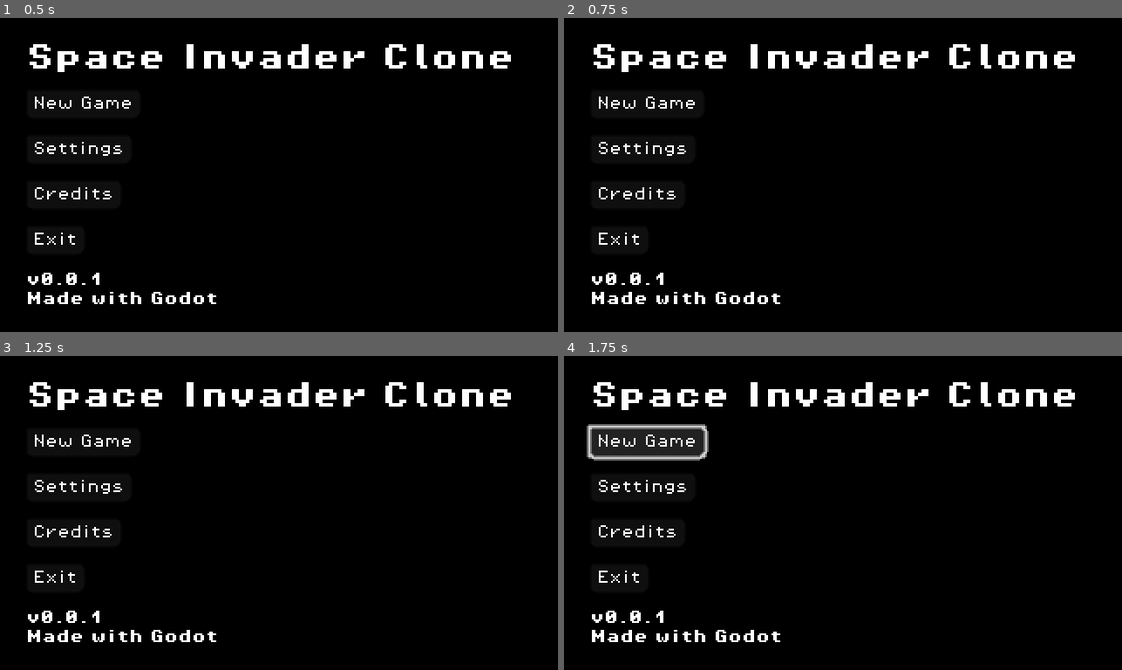
Above: before the commit, frames 1-4 (two rows, left to right).
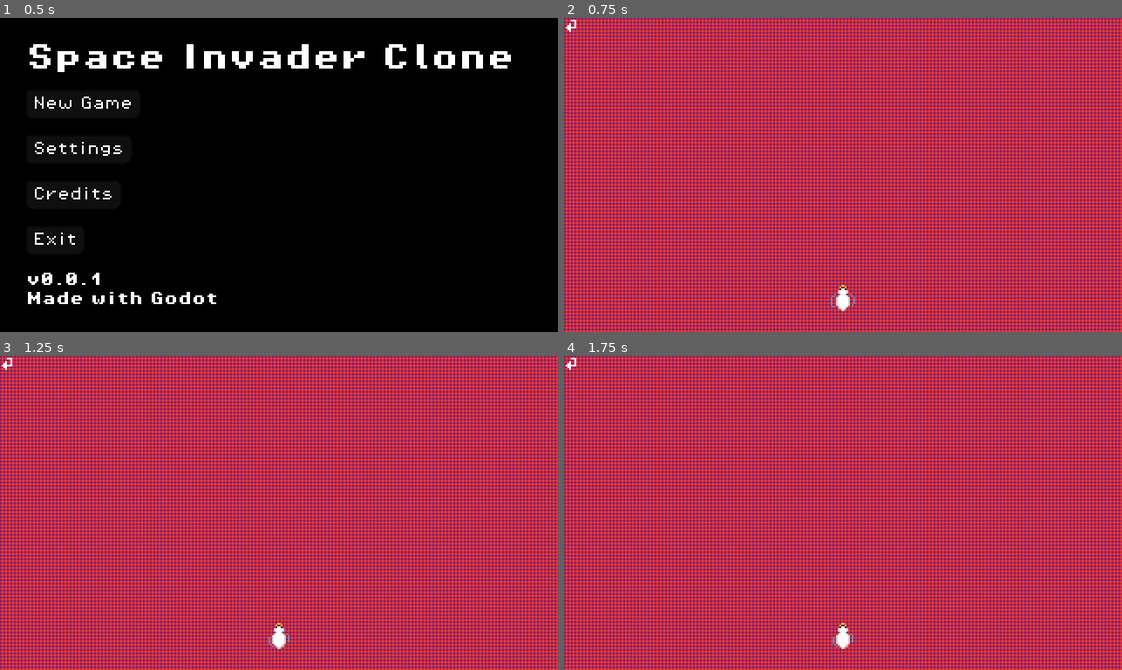
Above: after the commit, the same moments.

Repository: Modailun/space-invader-clone
Game: Godot game, scene res://scenes/ui/main_menu.tscn
Same seed, same stepped clock (60 frames per second), same inputs: the game is played once before the commit and once after it.
Inputs:
- Up to frame 1 (0.5 s): no input
- Up to frame 2 (0.75 s): click "New Game" at 0.5 s
- Up to frame 3 (1.25 s): no input
- Up to frame 4 (1.75 s): click "New Game" at 1.25 s

Frame 1 is identical in both runs. In frame 2, 100% of the frame differs, in the area x 0-100%, y 0-100%; in frame 3, 100%; in frame 4, 100%.
Error before the commit: Attempt to call function 'instantiate' in base 'null instance' on a null instance. (res://scripts/scenes_manager.gd:30)

Commit message:
Added Player

Diff:
--- /dev/null
+++ b/scenes/levels/level_1.tscn
@@ -0,0 +1,21 @@
+[gd_scene load_steps=4 format=3 uid="uid://bdje8hhs8omka"]
+
+[ext_resource type="Texture2D" uid="uid://bsk6egbr2onxc" path="res://assets/sprites/Background test.png" id="1_6iamk"]
+[ext_resource type="PackedScene" uid="uid://00cuijx1nyf1" path="res://scenes/ui/pause_ui.tscn" id="2_nsrm0"]
+[ext_resource type="PackedScene" uid="uid://o4iqau55feb" path="res://scenes/player/player.tscn" id="3_nsrm0"]
+
+[node name="Level1" type="Node2D"]
+
+[node name="BackgroundLevel1" type="Node2D" parent="."]
+
+[node name="Sprite2D" type="Sprite2D" parent="BackgroundLevel1"]
+position = Vector2(160, 90)
+scale = Vector2(0.25, 0.25)
+texture = ExtResource("1_6iamk")
+
+[node name="PauseUI" parent="." instance=ExtResource("2_nsrm0")]
+
+[node name="Player" parent="." instance=ExtResource("3_nsrm0")]
+top_level = true
+position = Vector2(160, 160)
+motion_mode = 1
--- /dev/null
+++ b/scenes/player/player.tscn
@@ -0,0 +1,42 @@
+[gd_scene load_steps=6 format=3 uid="uid://o4iqau55feb"]
+
+[ext_resource type="Texture2D" uid="uid://bm53g60spdaf1" path="res://assets/sprites/Player Space Invader.png" id="1_8afob"]
+
+[sub_resource type="CapsuleShape2D" id="CapsuleShape2D_8afob"]
+radius = 4.0
+height = 14.0
+
+[sub_resource type="AtlasTexture" id="AtlasTexture_dovo2"]
+atlas = ExtResource("1_8afob")
+region = Rect2(0, 0, 256, 256)
+
+[sub_resource type="AtlasTexture" id="AtlasTexture_gmlin"]
+atlas = ExtResource("1_8afob")
+region = Rect2(256, 0, 256, 256)
+
+[sub_resource type="SpriteFrames" id="SpriteFrames_lvxji"]
+animations = [{
+"frames": [{
+"duration": 1.0,
+"texture": SubResource("AtlasTexture_dovo2")
+}, {
+"duration": 1.0,
+"texture": SubResource("AtlasTexture_gmlin")
+}],
+"loop": true,
+"name": &"default",
+"speed": 5.0
+}]
+
+[node name="Player" type="CharacterBody2D"]
+
+[node name="CollisionShape2D" type="CollisionShape2D" parent="."]
+position = Vector2(0, 1)
+shape = SubResource("CapsuleShape2D_8afob")
+
+[node name="AnimatedSprite2D" type="AnimatedSprite2D" parent="."]
+scale = Vector2(0.063, 0.063)
+sprite_frames = SubResource("SpriteFrames_lvxji")
+autoplay = "default"
+frame = 1
+frame_progress = 0.63898784
--- a/scripts/scenes_manager.gd
+++ b/scripts/scenes_manager.gd
@@ -3,11 +3,9 @@
 # Liste des chemins vers tes scènes
 const Scenes := {
 	"MAIN_MENU" = "res://scenes/ui/main_menu.tscn",
-	"LEVEL_1" = "",
+	"LEVEL_1" = "res://scenes/levels/level_1.tscn",
 	"SETTINGS" = "res://scenes/ui/settings.tscn",
 	"CREDITS" = "res://scenes/ui/credits.tscn",
-	"END_SCREEN_WIN" = "res://scenes/end_screen_win.tscn",
-	"END_SCREEN_LOSE" = "res://scenes/end_screen_lose.tscn"
 }
 
 # Scène actuelle
Binary file added: assets/sprites/Background test.png
Not shown, added: assets/sprites/Background test.png.import
Binary file added: assets/sprites/Player Space Invader.png
Not shown, added: assets/sprites/Player Space Invader.png.import
